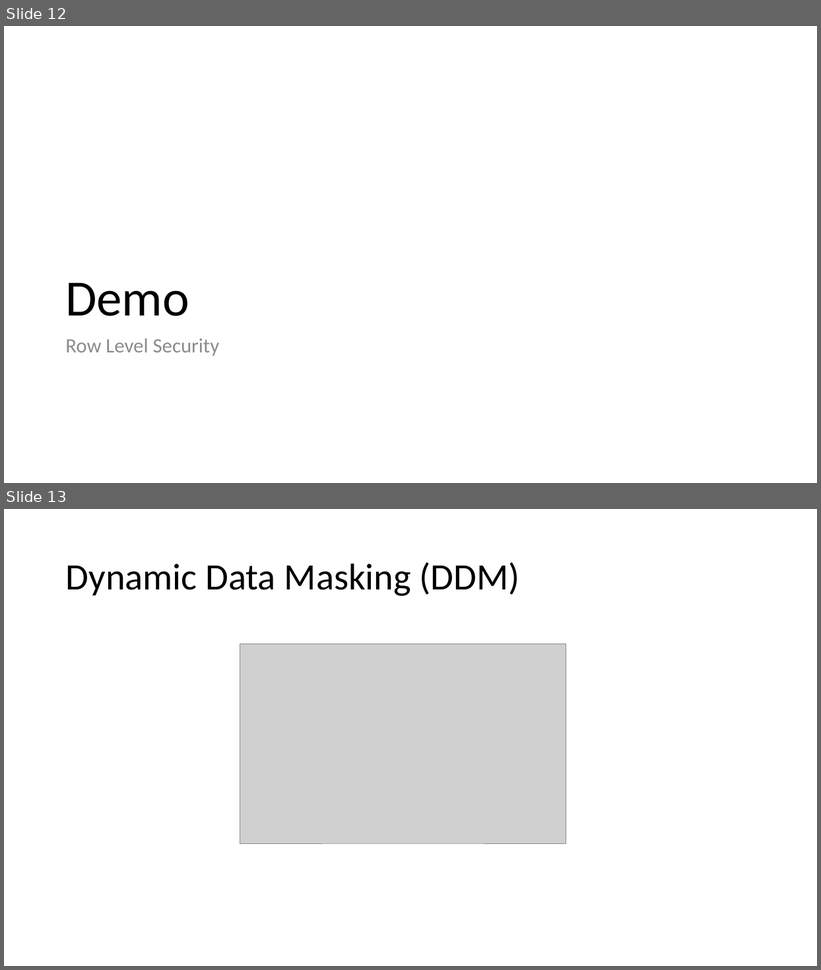
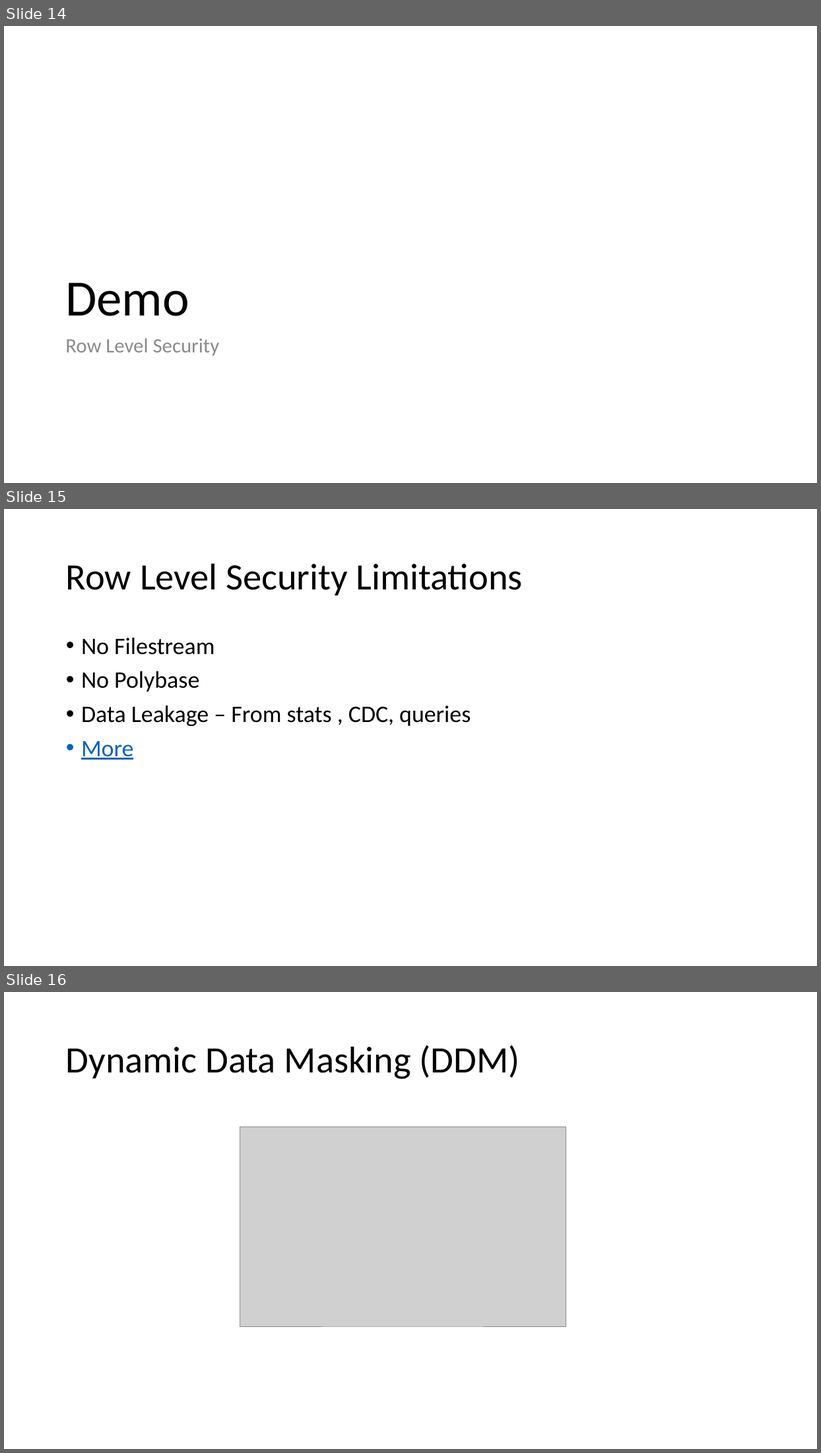
Before and after one commit to way0utwest/EndtoEndEncryptedSQL2016, a slide deck: Getting Started with Encryption in SQL 2016.pptx. Shown one above the other, each under a label of ours: slides 12 and 13 before the commit, slides 14, 15 and 16 after it. The pictures are 821x970 and 821x1453 pixels, drawn with LibreOffice and Linux fonts; fonts in the diff are those of the drawing; grey boxes stand for pictures. Boxes give left, top, right and bottom in pixels: in the first picture for what was removed or moved away, otherwise in the second. Text is boxed around its words. In the diff, an @@ line names an element or a change of style, - is before the commit and + after.

Commit message:
Limitations Updated
Added limitations slides for each section.

```diff
--- a/Getting Started with Encryption in SQL 2016.pptx
+++ b/Getting Started with Encryption in SQL 2016.pptx
@@ slide 15 added at (4,509,817,966), background #FFFFFF @@
@@ title added at (66,563,523,595), 44 pt, text #000000 @@
+Row Level Security Limitations
@@ text added at (81,638,471,760), 28 pt, text #000000 @@
+• No Filestream
+• No Polybase
+• Data Leakage – From stats , CDC, queries
+• More
@@ what was slide 12 is now slide 14 @@
@@ what was slide 13 is now slide 16 @@
```
Also in this commit, not shown: 2 other slides added.
